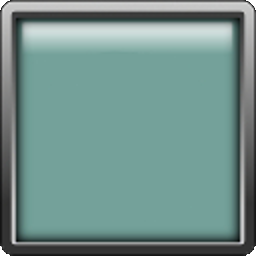
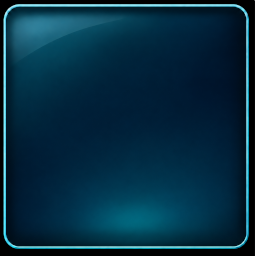
Layer changes from the first (256, 256) image to the second:
added layer "Pasted Layer" above "pil up" over [0, 0, 255, 255]
added layer "pil up" above "music" over [0, 1, 255, 256]
added layer "music" above "music_button.png" over [0, 0, 255, 256]
renamed "reset_search.png" to "music_button.png", hid it, painted on it over [0, 0, 256, 256]
